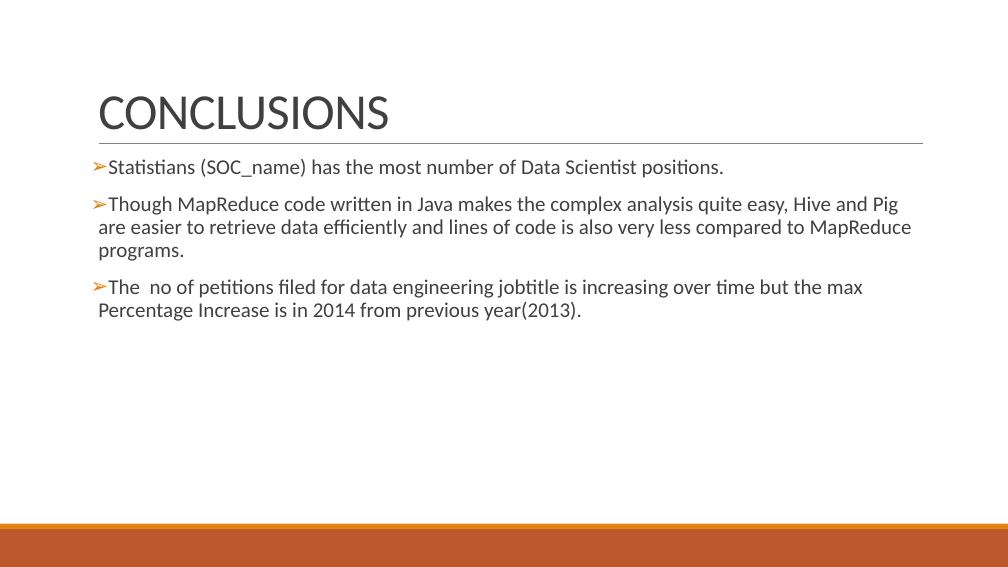
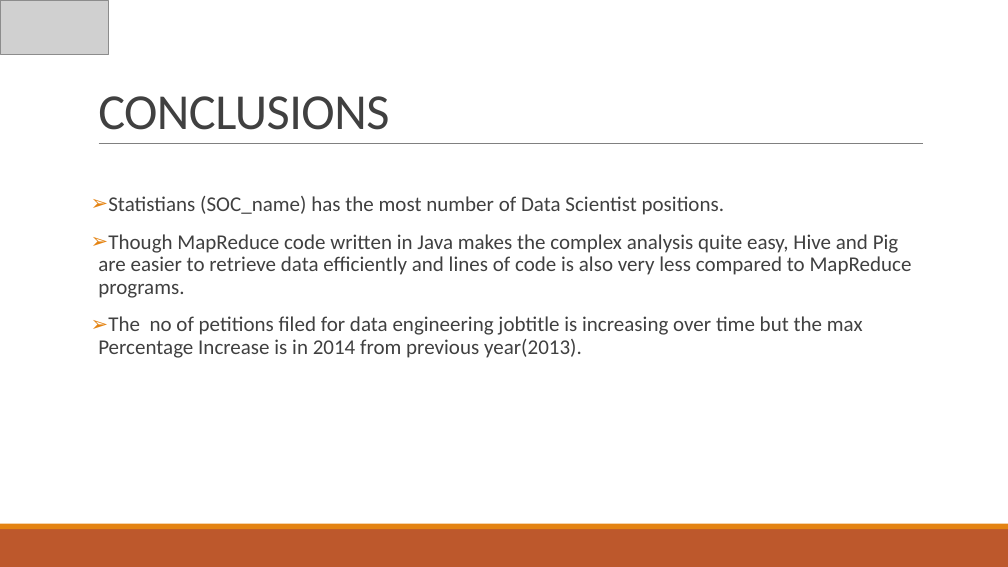
Before and after one commit to kkchaudhary11/H1B_Project, a slide deck: slide 28 of Big Data & Hadoop.pptx (slide 26 before the commit). Drawn at 1008x567 pixels with LibreOffice and Linux fonts; fonts in the diff are those of the drawing; grey boxes stand for pictures. Boxes give left, top, right and bottom in pixels: in the first picture for what was removed or moved away, otherwise in the second. Text is boxed around its words. In the diff, an @@ line names an element or a change of style, - is before the commit and + after.

```diff
--- a/Big Data & Hadoop.pptx
+++ b/Big Data & Hadoop.pptx
@@ picture added at (x1=0, y1=0, x2=108, y2=54) @@
@@ text "Statistians (SOC_name) has the most ..." moved from (x1=98, y1=159, x2=912, y2=321) to (x1=98, y1=196, x2=912, y2=358) @@
```
Also in this commit, not shown: 9 other slides changed, 5 slides added, 2 slides removed.
